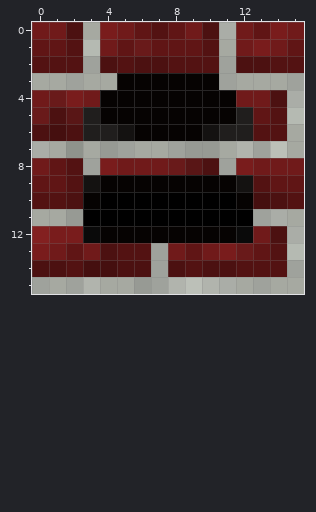
File history of a pixel-art sprite, textures/brick.png. This is how it looked before the edit.
The file is 16x16 pixels. Colours within 5 levels of each other are drawn and written as one.
After:
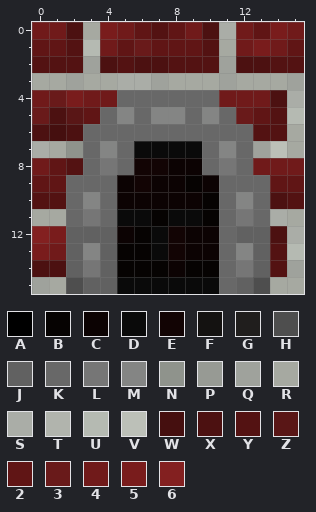
Palette (. is transparent): A #000000  B #060302  C #0c0303  D #0a0a0a  E #120404  F #141211  G #201e1d  H #4e4e4e  J #616161  K #686868  L #767676  M #848584  N #8f938c  P #979a94  Q #9fa29c  R #a6a9a1  S #aaada7  T #b1b4ad  U #b5bab2  V #bcc0b8  W #450f0f  X #4c1111  Y #531212  Z #591616  2 #601515  3 #691a1a  4 #701a1a  5 #791c1c  6 #832020
Difference:
@@ x 0..15 @@
  2 YYYQXYXXYYYQXXYY
- 3 RRQRRBBBBBBQRRRQ
- 4 4354BBBBBBBB44XS
- 5 3XZGBBBBBBBBG2YU
- 6 XWXGGFBBBBFGGYYR
- 7 SRNRPQRRQPPRTQVR
- 8 42YQ54443ZXQ5444
- 9 22YFBBBBBBBBFY22
-10 YYXBAAAAAAAABWXY
-11 RRPAAAAAAAAAAQSR
-12 655DBBBBBBBBD4XS
-13 5424XYYQ424532YU
-14 XXYWWXXQXYXXYYYQ
-15 QRQTRRPQTVTSRQRR
+ 3 RRQRRSSQRRRQRRRQ
+ 4 43544KKKKKK444XS
+ 5 3XZ2KMKMMKMK32YU
+ 6 XWXKKKKKKKKKKYYR
+ 7 SRNKMKDDDDKMKQVR
+ 8 42YKLKEECCKLK444
+ 9 22KKKCECCBCKKK22
+10 YYKMKCCCCCBKMKXY
+11 RRKLKDDBDDBKLKSR
+12 65JJJCBDECCKJJXS
+13 54JMJBBDECCKMJYU
+14 XXJLJBBBCBBKLJYQ
+15 QRHJJDDDDDDKJHRR
